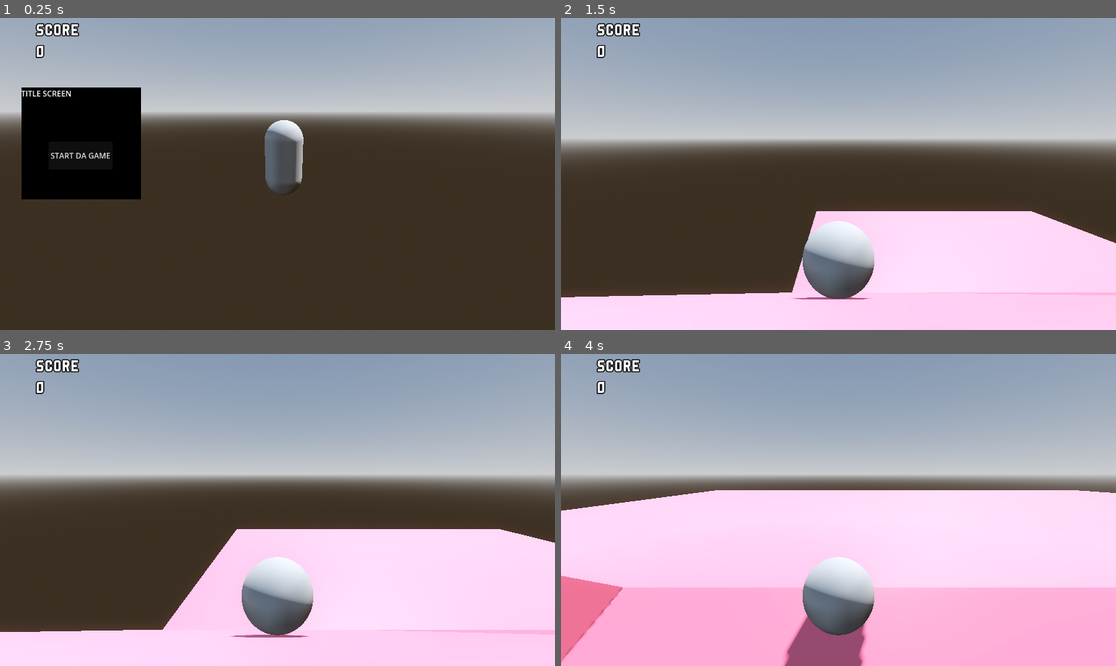
Above: before the commit, frames 1-4 (two rows, left to right).
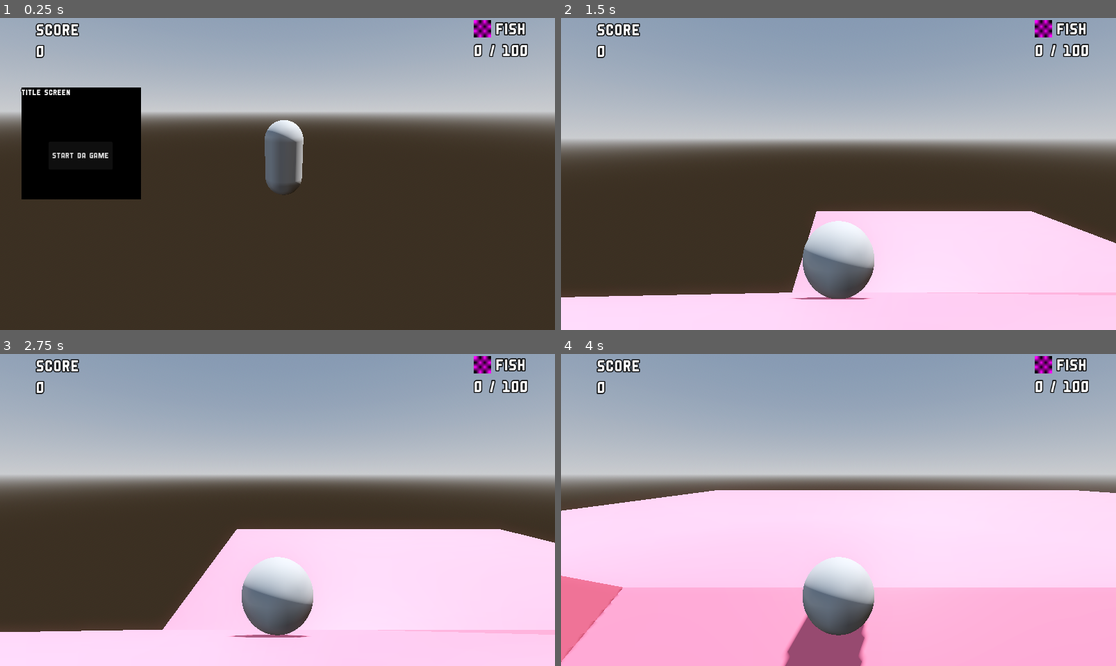
Above: after the commit, the same moments.

Repository: enmae/20-Games-Challenge-Jam-2025
Game: Godot game, scene res://scenes/title_screen/title_screen.tscn
Same seed, same stepped clock (60 frames per second), same inputs: the game is played once before the commit and once after it.
Inputs (mouse positions are in pixels of both pictures, inside the frame that each line leads up to):
- Up to frame 1 (0.25 s): no input
- Up to frame 2 (1.5 s): click "START DA GAME" at 0.5 s; move the mouse to (960, 158) at 1.27 s
- Up to frame 3 (2.75 s): move the mouse to (166, 525) at 2.02 s; hold A (left) from 2.03 s (still down)
- Up to frame 4 (4 s): move the mouse to (894, 441) at 2.77 s; release A (left) at 2.78 s; move the mouse to (810, 572) at 3.52 s

The runs differ from the first frame. In frame 1, 0.9% of the frame differs, in the area x 3-96%, y 0-46%; in frame 2, 0.7%; in frame 3, 0.7%; in frame 4, 0.7%.

Commit message:
Added a count for collectables; Added a life count; Life count removes a life when player enters the death zone; Death zone is a prefab; Added 101 fish to greybox for testing; When player collects 100 fish, they gain a life and count starts from 0 again

Diff:
--- a/Super Monkey Ball Clone/super-monkey-ball-clone/prefabs/collectables/fish/fish.gd
+++ b/Super Monkey Ball Clone/super-monkey-ball-clone/prefabs/collectables/fish/fish.gd
@@ -4,6 +4,6 @@
 
 func _on_area_3d_body_entered(body: Node3D):
     if (body.is_in_group("character")):
-        print("entered fish")
         TotalScore.update_score(SCORE)
+        FishCount.update_collected_fish_count(1)
         queue_free()
--- /dev/null
+++ b/Super Monkey Ball Clone/super-monkey-ball-clone/prefabs/death_zone/death_zone.gd
@@ -0,0 +1,6 @@
+extends Area3D
+
+func _on_body_entered(body:Node3D) -> void:
+    LivesUI.remove_life()
+    print("died")
+    ## TODO: Re-position the player at the start of the level
--- /dev/null
+++ b/Super Monkey Ball Clone/super-monkey-ball-clone/prefabs/death_zone/death_zone.tscn
@@ -0,0 +1,15 @@
+[gd_scene load_steps=3 format=3 uid="uid://c8fgapv0b0xay"]
+
+[ext_resource type="Script" uid="uid://dcb37jdjjw4ww" path="res://prefabs/death_zone/death_zone.gd" id="1_wu20d"]
+
+[sub_resource type="WorldBoundaryShape3D" id="WorldBoundaryShape3D_ybflu"]
+margin = 0.0
+
+[node name="DeathZone" type="Area3D"]
+script = ExtResource("1_wu20d")
+
+[node name="CollisionShape3D" type="CollisionShape3D" parent="."]
+shape = SubResource("WorldBoundaryShape3D_ybflu")
+debug_color = Color(0.355757, 0.237163, 1, 0.42)
+
+[connection signal="body_entered" from="." to="." method="_on_body_entered"]
--- /dev/null
+++ b/Super Monkey Ball Clone/super-monkey-ball-clone/prefabs/ui/fish_count/fish_count.gd
@@ -0,0 +1,16 @@
+extends CanvasLayer
+
+@onready var collected_fish_count: Label = $%CollectedFishCount
+
+const MAX_FISH = 100
+
+var count = 0
+
+func update_collected_fish_count(value: int):
+    count += value
+
+    if (count >= 100):
+        LivesUI.add_life()
+        count = 0
+
+    collected_fish_count.text = str(count) + " / " + str(MAX_FISH)
--- /dev/null
+++ b/Super Monkey Ball Clone/super-monkey-ball-clone/prefabs/ui/fish_count/fish_count.tscn
@@ -0,0 +1,55 @@
+[gd_scene load_steps=4 format=3 uid="uid://bafghw5sjkie1"]
+
+[ext_resource type="Script" uid="uid://c0eq1tbe2yg3c" path="res://prefabs/ui/fish_count/fish_count.gd" id="1_ph3eq"]
+[ext_resource type="Theme" uid="uid://bmelh2oq6r4tx" path="res://assets/themes/theme.tres" id="1_t5jqd"]
+
+[sub_resource type="PlaceholderTexture2D" id="PlaceholderTexture2D_ph3eq"]
+size = Vector2(32, 32)
+
+[node name="FishCount" type="CanvasLayer"]
+script = ExtResource("1_ph3eq")
+
+[node name="PanelContainer" type="PanelContainer" parent="."]
+anchors_preset = 1
+anchor_left = 1.0
+anchor_right = 1.0
+offset_left = -225.0
+offset_bottom = 82.0
+grow_horizontal = 0
+theme = ExtResource("1_t5jqd")
+
+[node name="MarginContainer" type="MarginContainer" parent="PanelContainer"]
+layout_mode = 2
+theme_override_constants/margin_left = 4
+theme_override_constants/margin_top = 4
+theme_override_constants/margin_right = 4
+theme_override_constants/margin_bottom = 4
+
+[node name="VBoxContainer" type="VBoxContainer" parent="PanelContainer/MarginContainer"]
+layout_mode = 2
+size_flags_horizontal = 4
+size_flags_vertical = 4
+theme_override_constants/separation = 8
+
+[node name="HBoxContainer" type="HBoxContainer" parent="PanelContainer/MarginContainer/VBoxContainer"]
+layout_mode = 2
+theme_override_constants/separation = 8
+
+[node name="TextureRect" type="TextureRect" parent="PanelContainer/MarginContainer/VBoxContainer/HBoxContainer"]
+layout_mode = 2
+texture = SubResource("PlaceholderTexture2D_ph3eq")
+expand_mode = 2
+stretch_mode = 4
+
+[node name="Fish Header" type="Label" parent="PanelContainer/MarginContainer/VBoxContainer/HBoxContainer"]
+layout_mode = 2
+theme = ExtResource("1_t5jqd")
+theme_override_font_sizes/font_size = 32
+text = "FISH"
+
+[node name="CollectedFishCount" type="Label" parent="PanelContainer/MarginContainer/VBoxContainer"]
+unique_name_in_owner = true
+layout_mode = 2
+theme = ExtResource("1_t5jqd")
+theme_override_font_sizes/font_size = 32
+text = "0 / 100"
--- /dev/null
+++ b/Super Monkey Ball Clone/super-monkey-ball-clone/prefabs/ui/lives/life_image.tscn
@@ -0,0 +1,8 @@
+[gd_scene load_steps=2 format=3 uid="uid://bi32ubar2jaq6"]
+
+[sub_resource type="PlaceholderTexture2D" id="PlaceholderTexture2D_63dm3"]
+size = Vector2(32, 32)
+
+[node name="LifeImage" type="TextureRect"]
+texture = SubResource("PlaceholderTexture2D_63dm3")
+stretch_mode = 4
--- /dev/null
+++ b/Super Monkey Ball Clone/super-monkey-ball-clone/prefabs/ui/lives/lives_ui.gd
@@ -0,0 +1,23 @@
+extends CanvasLayer
+
+@onready var life_image = preload("res://prefabs/ui/lives/life_image.tscn")
+@onready var life_container = $%LifeContainer
+
+var lives = 0
+
+func add_life():
+	var life_image_scene = life_image.instantiate()
+	life_container.add_child(life_image_scene)
+	lives += 1
+
+func remove_life():
+	lives -= 1
+
+	var child = life_container.get_child(0)
+	life_container.remove_child(child)
+	child.queue_free()
+
+	if (lives < 0):
+		## TODO: go to game over screen then main menu
+		print("Game over!")
+		get_tree().change_scene_to_file("res://scenes/title_screen/title_screen.tscn")
--- /dev/null
+++ b/Super Monkey Ball Clone/super-monkey-ball-clone/prefabs/ui/lives/lives_ui.tscn
@@ -0,0 +1,24 @@
+[gd_scene load_steps=2 format=3 uid="uid://b4qq6ossnjq0c"]
+
+[ext_resource type="Script" uid="uid://dkcm3tuk8iidf" path="res://prefabs/ui/lives/lives_ui.gd" id="1_ydl6n"]
+
+[node name="LivesUI" type="CanvasLayer"]
+script = ExtResource("1_ydl6n")
+
+[node name="PanelContainer" type="PanelContainer" parent="."]
+offset_left = 39.0
+offset_top = 92.0
+offset_right = 247.0
+offset_bottom = 140.0
+
+[node name="MarginContainer" type="MarginContainer" parent="PanelContainer"]
+layout_mode = 2
+theme_override_constants/margin_left = 8
+theme_override_constants/margin_top = 8
+theme_override_constants/margin_right = 8
+theme_override_constants/margin_bottom = 8
+
+[node name="LifeContainer" type="HBoxContainer" parent="PanelContainer/MarginContainer"]
+unique_name_in_owner = true
+layout_mode = 2
+theme_override_constants/separation = 8
--- a/Super Monkey Ball Clone/super-monkey-ball-clone/project.godot
+++ b/Super Monkey Ball Clone/super-monkey-ball-clone/project.godot
@@ -18,6 +18,8 @@
 [autoload]
 
 TotalScore="*res://prefabs/ui/score/total_score.tscn"
+FishCount="*res://prefabs/ui/fish_count/fish_count.tscn"
+LivesUI="*res://prefabs/ui/lives/lives_ui.tscn"
 
 [editor_plugins]
 
@@ -35,6 +37,10 @@
 [global_group]
 
 character=""
+
+[gui]
+
+theme/custom="uid://bmelh2oq6r4tx"
 
 [input]
 
--- a/Super Monkey Ball Clone/super-monkey-ball-clone/scenes/greybox/greybox.tscn
+++ b/Super Monkey Ball Clone/super-monkey-ball-clone/scenes/greybox/greybox.tscn
@@ -1,7 +1,8 @@
-[gd_scene load_steps=7 format=3 uid="uid://06pacwgoo4wh"]
+[gd_scene load_steps=8 format=3 uid="uid://06pacwgoo4wh"]
 
 [ext_resource type="PackedScene" uid="uid://gbuuwgqqie5d" path="res://assets/models/greybox/greybox.gltf" id="1_xwyt4"]
 [ext_resource type="PackedScene" uid="uid://bfywu8if32nt2" path="res://prefabs/character/character.tscn" id="2_mi44d"]
+[ext_resource type="PackedScene" uid="uid://c8fgapv0b0xay" path="res://prefabs/death_zone/death_zone.tscn" id="4_7uk4v"]
 [ext_resource type="PackedScene" uid="uid://dg2tjeo0eo4rf" path="res://prefabs/collectables/fish/fish.tscn" id="4_rss2v"]
 
 [sub_resource type="ProceduralSkyMaterial" id="ProceduralSkyMaterial_62ugy"]
@@ -34,4 +35,308 @@
 [node name="Fish" parent="." instance=ExtResource("4_rss2v")]
 transform = Transform3D(1, 0, 0, 0, 1, 0, 0, 0, 1, -1, -19, -34)
 
+[node name="Fish101" parent="." instance=ExtResource("4_rss2v")]
+transform = Transform3D(1, 0, 0, 0, 1, 0, 0, 0, 1, -1, -19, -40.3739)
+
+[node name="Fish9" parent="." instance=ExtResource("4_rss2v")]
+transform = Transform3D(1, 0, 0, 0, 1, 0, 0, 0, 1, -1, -19, -34)
+
+[node name="Fish10" parent="." instance=ExtResource("4_rss2v")]
+transform = Transform3D(1, 0, 0, 0, 1, 0, 0, 0, 1, -1, -19, -34)
+
+[node name="Fish11" parent="." instance=ExtResource("4_rss2v")]
+transform = Transform3D(1, 0, 0, 0, 1, 0, 0, 0, 1, -1, -19, -34)
+
+[node name="Fish12" parent="." instance=ExtResource("4_rss2v")]
+transform = Transform3D(1, 0, 0, 0, 1, 0, 0, 0, 1, -1, -19, -34)
+
+[node name="Fish13" parent="." instance=ExtResource("4_rss2v")]
+transform = Transform3D(1, 0, 0, 0, 1, 0, 0, 0, 1, -1, -19, -34)
+
+[node name="Fish14" parent="." instance=ExtResource("4_rss2v")]
+transform = Transform3D(1, 0, 0, 0, 1, 0, 0, 0, 1, -1, -19, -34)
+
+[node name="Fish15" parent="." instance=ExtResource("4_rss2v")]
+transform = Transform3D(1, 0, 0, 0, 1, 0, 0, 0, 1, -1, -19, -34)
+
+[node name="Fish16" parent="." instance=ExtResource("4_rss2v")]
+transform = Transform3D(1, 0, 0, 0, 1, 0, 0, 0, 1, -1, -19, -34)
+
+[node name="Fish17" parent="." instance=ExtResource("4_rss2v")]
+transform = Transform3D(1, 0, 0, 0, 1, 0, 0, 0, 1, -1, -19, -34)
+
+[node name="Fish18" parent="." instance=ExtResource("4_rss2v")]
+transform = Transform3D(1, 0, 0, 0, 1, 0, 0, 0, 1, -1, -19, -34)
+
+[node name="Fish19" parent="." instance=ExtResource("4_rss2v")]
+transform = Transform3D(1, 0, 0, 0, 1, 0, 0, 0, 1, -1, -19, -34)
+
+[node name="Fish20" parent="." instance=ExtResource("4_rss2v")]
+transform = Transform3D(1, 0, 0, 0, 1, 0, 0, 0, 1, -1, -19, -34)
+
+[node name="Fish21" parent="." instance=ExtResource("4_rss2v")]
+transform = Transform3D(1, 0, 0, 0, 1, 0, 0, 0, 1, -1, -19, -34)
+
+[node name="Fish22" parent="." instance=ExtResource("4_rss2v")]
+transform = Transform3D(1, 0, 0, 0, 1, 0, 0, 0, 1, -1, -19, -34)
+
+[node name="Fish23" parent="." instance=ExtResource("4_rss2v")]
+transform = Transform3D(1, 0, 0, 0, 1, 0, 0, 0, 1, -1, -19, -34)
+
+[node name="Fish24" parent="." instance=ExtResource("4_rss2v")]
+transform = Transform3D(1, 0, 0, 0, 1, 0, 0, 0, 1, -1, -19, -34)
+
+[node name="Fish25" parent="." instance=ExtResource("4_rss2v")]
+transform = Transform3D(1, 0, 0, 0, 1, 0, 0, 0, 1, -1, -19, -34)
+
+[node name="Fish26" parent="." instance=ExtResource("4_rss2v")]
+transform = Transform3D(1, 0, 0, 0, 1, 0, 0, 0, 1, -1, -19, -34)
+
+[node name="Fish27" parent="." instance=ExtResource("4_rss2v")]
+transform = Transform3D(1, 0, 0, 0, 1, 0, 0, 0, 1, -1, -19, -34)
+
+[node name="Fish28" parent="." instance=ExtResource("4_rss2v")]
+transform = Transform3D(1, 0, 0, 0, 1, 0, 0, 0, 1, -1, -19, -34)
+
+[node name="Fish29" parent="." instance=ExtResource("4_rss2v")]
+transform = Transform3D(1, 0, 0, 0, 1, 0, 0, 0, 1, -1, -19, -34)
+
+[node name="Fish30" parent="." instance=ExtResource("4_rss2v")]
+transform = Transform3D(1, 0, 0, 0, 1, 0, 0, 0, 1, -1, -19, -34)
+
+[node name="Fish31" parent="." instance=ExtResource("4_rss2v")]
+transform = Transform3D(1, 0, 0, 0, 1, 0, 0, 0, 1, -1, -19, -34)
+
+[node name="Fish32" parent="." instance=ExtResource("4_rss2v")]
+transform = Transform3D(1, 0, 0, 0, 1, 0, 0, 0, 1, -1, -19, -34)
+
+[node name="Fish33" parent="." instance=ExtResource("4_rss2v")]
+transform = Transform3D(1, 0, 0, 0, 1, 0, 0, 0, 1, -1, -19, -34)
+
+[node name="Fish34" parent="." instance=ExtResource("4_rss2v")]
+transform = Transform3D(1, 0, 0, 0, 1, 0, 0, 0, 1, -1, -19, -34)
+
+[node name="Fish35" parent="." instance=ExtResource("4_rss2v")]
+transform = Transform3D(1, 0, 0, 0, 1, 0, 0, 0, 1, -1, -19, -34)
+
+[node name="Fish36" parent="." instance=ExtResource("4_rss2v")]
+transform = Transform3D(1, 0, 0, 0, 1, 0, 0, 0, 1, -1, -19, -34)
+
+[node name="Fish37" parent="." instance=ExtResource("4_rss2v")]
+transform = Transform3D(1, 0, 0, 0, 1, 0, 0, 0, 1, -1, -19, -34)
+
+[node name="Fish38" parent="." instance=ExtResource("4_rss2v")]
+transform = Transform3D(1, 0, 0, 0, 1, 0, 0, 0, 1, -1, -19, -34)
+
+[node name="Fish39" parent="." instance=ExtResource("4_rss2v")]
+transform = Transform3D(1, 0, 0, 0, 1, 0, 0, 0, 1, -1, -19, -34)
+
+[node name="Fish40" parent="." instance=ExtResource("4_rss2v")]
+transform = Transform3D(1, 0, 0, 0, 1, 0, 0, 0, 1, -1, -19, -34)
+
+[node name="Fish41" parent="." instance=ExtResource("4_rss2v")]
+transform = Transform3D(1, 0, 0, 0, 1, 0, 0, 0, 1, -1, -19, -34)
+
+[node name="Fish42" parent="." instance=ExtResource("4_rss2v")]
+transform = Transform3D(1, 0, 0, 0, 1, 0, 0, 0, 1, -1, -19, -34)
+
+[node name="Fish43" parent="." instance=ExtResource("4_rss2v")]
+transform = Transform3D(1, 0, 0, 0, 1, 0, 0, 0, 1, -1, -19, -34)
+
+[node name="Fish44" parent="." instance=ExtResource("4_rss2v")]
+transform = Transform3D(1, 0, 0, 0, 1, 0, 0, 0, 1, -1, -19, -34)
+
+[node name="Fish45" parent="." instance=ExtResource("4_rss2v")]
+transform = Transform3D(1, 0, 0, 0, 1, 0, 0, 0, 1, -1, -19, -34)
+
+[node name="Fish46" parent="." instance=ExtResource("4_rss2v")]
+transform = Transform3D(1, 0, 0, 0, 1, 0, 0, 0, 1, -1, -19, -34)
+
+[node name="Fish47" parent="." instance=ExtResource("4_rss2v")]
+transform = Transform3D(1, 0, 0, 0, 1, 0, 0, 0, 1, -1, -19, -34)
+
+[node name="Fish48" parent="." instance=ExtResource("4_rss2v")]
+transform = Transform3D(1, 0, 0, 0, 1, 0, 0, 0, 1, -1, -19, -34)
+
+[node name="Fish49" parent="." instance=ExtResource("4_rss2v")]
+transform = Transform3D(1, 0, 0, 0, 1, 0, 0, 0, 1, -1, -19, -34)
+
+[node name="Fish50" parent="." instance=ExtResource("4_rss2v")]
+transform = Transform3D(1, 0, 0, 0, 1, 0, 0, 0, 1, -1, -19, -34)
+
+[node name="Fish51" parent="." instance=ExtResource("4_rss2v")]
+transform = Transform3D(1, 0, 0, 0, 1, 0, 0, 0, 1, -1, -19, -34)
+
+[node name="Fish52" parent="." instance=ExtResource("4_rss2v")]
+transform = Transform3D(1, 0, 0, 0, 1, 0, 0, 0, 1, -1, -19, -34)
+
+[node name="Fish53" parent="." instance=ExtResource("4_rss2v")]
+transform = Transform3D(1, 0, 0, 0, 1, 0, 0, 0, 1, -1, -19, -34)
+
+[node name="Fish54" parent="." instance=ExtResource("4_rss2v")]
+transform = Transform3D(1, 0, 0, 0, 1, 0, 0, 0, 1, -1, -19, -34)
+
+[node name="Fish55" parent="." instance=ExtResource("4_rss2v")]
+transform = Transform3D(1, 0, 0, 0, 1, 0, 0, 0, 1, -1, -19, -34)
+
+[node name="Fish56" parent="." instance=ExtResource("4_rss2v")]
+transform = Transform3D(1, 0, 0, 0, 1, 0, 0, 0, 1, -1, -19, -34)
+
+[node name="Fish57" parent="." instance=ExtResource("4_rss2v")]
+transform = Transform3D(1, 0, 0, 0, 1, 0, 0, 0, 1, -1, -19, -34)
+
+[node name="Fish58" parent="." instance=ExtResource("4_rss2v")]
+transform = Transform3D(1, 0, 0, 0, 1, 0, 0, 0, 1, -1, -19, -34)
+
+[node name="Fish59" parent="." instance=ExtResource("4_rss2v")]
+transform = Transform3D(1, 0, 0, 0, 1, 0, 0, 0, 1, -1, -19, -34)
+
+[node name="Fish60" parent="." instance=ExtResource("4_rss2v")]
+transform = Transform3D(1, 0, 0, 0, 1, 0, 0, 0, 1, -1, -19, -34)
+
+[node name="Fish61" parent="." instance=ExtResource("4_rss2v")]
+transform = Transform3D(1, 0, 0, 0, 1, 0, 0, 0, 1, -1, -19, -34)
+
+[node name="Fish62" parent="." instance=ExtResource("4_rss2v")]
+transform = Transform3D(1, 0, 0, 0, 1, 0, 0, 0, 1, -1, -19, -34)
+
+[node name="Fish63" parent="." instance=ExtResource("4_rss2v")]
+transform = Transform3D(1, 0, 0, 0, 1, 0, 0, 0, 1, -1, -19, -34)
+
+[node name="Fish64" parent="." instance=ExtResource("4_rss2v")]
+transform = Transform3D(1, 0, 0, 0, 1, 0, 0, 0, 1, -1, -19, -34)
+
+[node name="Fish65" parent="." instance=ExtResource("4_rss2v")]
+transform = Transform3D(1, 0, 0, 0, 1, 0, 0, 0, 1, -1, -19, -34)
+
+[node name="Fish66" parent="." instance=ExtResource("4_rss2v")]
+transform = Transform3D(1, 0, 0, 0, 1, 0, 0, 0, 1, -1, -19, -34)
+
+[node name="Fish67" parent="." instance=ExtResource("4_rss2v")]
+transform = Transform3D(1, 0, 0, 0, 1, 0, 0, 0, 1, -1, -19, -34)
+
+[node name="Fish68" parent="." instance=ExtResource("4_rss2v")]
+transform = Transform3D(1, 0, 0, 0, 1, 0, 0, 0, 1, -1, -19, -34)
+
+[node name="Fish69" parent="." instance=ExtResource("4_rss2v")]
+transform = Transform3D(1, 0, 0, 0, 1, 0, 0, 0, 1, -1, -19, -34)
+
+[node name="Fish70" parent="." instance=ExtResource("4_rss2v")]
+transform = Transform3D(1, 0, 0, 0, 1, 0, 0, 0, 1, -1, -19, -34)
+
+[node name="Fish71" parent="." instance=ExtResource("4_rss2v")]
+transform = Transform3D(1, 0, 0, 0, 1, 0, 0, 0, 1, -1, -19, -34)
+
+[node name="Fish72" parent="." instance=ExtResource("4_rss2v")]
+transform = Transform3D(1, 0, 0, 0, 1, 0, 0, 0, 1, -1, -19, -34)
+
+[node name="Fish73" parent="." instance=ExtResource("4_rss2v")]
+transform = Transform3D(1, 0, 0, 0, 1, 0, 0, 0, 1, -1, -19, -34)
+
+[node name="Fish74" parent="." instance=ExtResource("4_rss2v")]
+transform = Transform3D(1, 0, 0, 0, 1, 0, 0, 0, 1, -1, -19, -34)
+
+[node name="Fish75" parent="." instance=ExtResource("4_rss2v")]
+transform = Transform3D(1, 0, 0, 0, 1, 0, 0, 0, 1, -1, -19, -34)
+
+[node name="Fish76" parent="." instance=ExtResource("4_rss2v")]
+transform = Transform3D(1, 0, 0, 0, 1, 0, 0, 0, 1, -1, -19, -34)
+
+[node name="Fish77" parent="." instance=ExtResource("4_rss2v")]
+transform = Transform3D(1, 0, 0, 0, 1, 0, 0, 0, 1, -1, -19, -34)
+
+[node name="Fish78" parent="." instance=ExtResource("4_rss2v")]
+transform = Transform3D(1, 0, 0, 0, 1, 0, 0, 0, 1, -1, -19, -34)
+
+[node name="Fish79" parent="." instance=ExtResource("4_rss2v")]
+transform = Transform3D(1, 0, 0, 0, 1, 0, 0, 0, 1, -1, -19, -34)
+
+[node name="Fish80" parent="." instance=ExtResource("4_rss2v")]
+transform = Transform3D(1, 0, 0, 0, 1, 0, 0, 0, 1, -1, -19, -34)
+
+[node name="Fish81" parent="." instance=ExtResource("4_rss2v")]
+transform = Transform3D(1, 0, 0, 0, 1, 0, 0, 0, 1, -1, -19, -34)
+
+[node name="Fish82" parent="." instance=ExtResource("4_rss2v")]
+transform = Transform3D(1, 0, 0, 0, 1, 0, 0, 0, 1, -1, -19, -34)
+
+[node name="Fish83" parent="." instance=ExtResource("4_rss2v")]
+transform = Transform3D(1, 0, 0, 0, 1, 0, 0, 0, 1, -1, -19, -34)
+
+[node name="Fish84" parent="." instance=ExtResource("4_rss2v")]
+transform = Transform3D(1, 0, 0, 0, 1, 0, 0, 0, 1, -1, -19, -34)
+
+[node name="Fish85" parent="." instance=ExtResource("4_rss2v")]
+transform = Transform3D(1, 0, 0, 0, 1, 0, 0, 0, 1, -1, -19, -34)
+
+[node name="Fish86" parent="." instance=ExtResource("4_rss2v")]
+transform = Transform3D(1, 0, 0, 0, 1, 0, 0, 0, 1, -1, -19, -34)
+
+[node name="Fish87" parent="." instance=ExtResource("4_rss2v")]
+transform = Transform3D(1, 0, 0, 0, 1, 0, 0, 0, 1, -1, -19, -34)
+
+[node name="Fish88" parent="." instance=ExtResource("4_rss2v")]
+transform = Transform3D(1, 0, 0, 0, 1, 0, 0, 0, 1, -1, -19, -34)
+
+[node name="Fish89" parent="." instance=ExtResource("4_rss2v")]
+transform = Transform3D(1, 0, 0, 0, 1, 0, 0, 0, 1, -1, -19, -34)
+
+[node name="Fish90" parent="." instance=ExtResource("4_rss2v")]
+transform = Transform3D(1, 0, 0, 0, 1, 0, 0, 0, 1, -1, -19, -34)
+
+[node name="Fish91" parent="." instance=ExtResource("4_rss2v")]
+transform = Transform3D(1, 0, 0, 0, 1, 0, 0, 0, 1, -1, -19, -34)
+
+[node name="Fish92" parent="." instance=ExtResource("4_rss2v")]
+transform = Transform3D(1, 0, 0, 0, 1, 0, 0, 0, 1, -1, -19, -34)
+
+[node name="Fish93" parent="." instance=ExtResource("4_rss2v")]
+transform = Transform3D(1, 0, 0, 0, 1, 0, 0, 0, 1, -1, -19, -34)
+
+[node name="Fish94" parent="." instance=ExtResource("4_rss2v")]
+transform = Transform3D(1, 0, 0, 0, 1, 0, 0, 0, 1, -1, -19, -34)
+
+[node name="Fish95" parent="." instance=ExtResource("4_rss2v")]
+transform = Transform3D(1, 0, 0, 0, 1, 0, 0, 0, 1, -1, -19, -34)
+
+[node name="Fish96" parent="." instance=ExtResource("4_rss2v")]
+transform = Transform3D(1, 0, 0, 0, 1, 0, 0, 0, 1, -1, -19, -34)
+
+[node name="Fish97" parent="." instance=ExtResource("4_rss2v")]
+transform = Transform3D(1, 0, 0, 0, 1, 0, 0, 0, 1, -1, -19, -34)
+
+[node name="Fish98" parent="." instance=ExtResource("4_rss2v")]
+transform = Transform3D(1, 0, 0, 0, 1, 0, 0, 0, 1, -1, -19, -34)
+
+[node name="Fish99" parent="." instance=ExtResource("4_rss2v")]
+transform = Transform3D(1, 0, 0, 0, 1, 0, 0, 0, 1, -1, -19, -34)
+
+[node name="Fish100" parent="." instance=ExtResource("4_rss2v")]
+transform = Transform3D(1, 0, 0, 0, 1, 0, 0, 0, 1, -1, -19.0409, -33.8346)
+
+[node name="Fish2" parent="." instance=ExtResource("4_rss2v")]
+transform = Transform3D(1, 0, 0, 0, 1, 0, 0, 0, 1, -1, -19, -34)
+
+[node name="Fish3" parent="." instance=ExtResource("4_rss2v")]
+transform = Transform3D(1, 0, 0, 0, 1, 0, 0, 0, 1, -1, -19, -34)
+
+[node name="Fish4" parent="." instance=ExtResource("4_rss2v")]
+transform = Transform3D(1, 0, 0, 0, 1, 0, 0, 0, 1, -1, -19, -34)
+
+[node name="Fish5" parent="." instance=ExtResource("4_rss2v")]
+transform = Transform3D(1, 0, 0, 0, 1, 0, 0, 0, 1, -1, -19, -34)
+
+[node name="Fish6" parent="." instance=ExtResource("4_rss2v")]
+transform = Transform3D(1, 0, 0, 0, 1, 0, 0, 0, 1, -1, -19, -34)
+
+[node name="Fish7" parent="." instance=ExtResource("4_rss2v")]
+transform = Transform3D(1, 0, 0, 0, 1, 0, 0, 0, 1, -1, -19, -34)
+
+[node name="Fish8" parent="." instance=ExtResource("4_rss2v")]
+transform = Transform3D(1, 0, 0, 0, 1, 0, 0, 0, 1, -1, -19, -34)
+
+[node name="DeathZone" parent="." instance=ExtResource("4_7uk4v")]
+transform = Transform3D(1, 0, 0, 0, 1, 0, 0, 0, 1, -7.5253, -36.0339, -5.52898)
+
 [editable path="greybox"]
+[editable path="DeathZone"]
Not shown, added: Super Monkey Ball Clone/super-monkey-ball-clone/prefabs/death_zone/death_zone.gd.uid
Not shown, added: Super Monkey Ball Clone/super-monkey-ball-clone/prefabs/ui/fish_count/fish_count.gd.uid
Not shown, added: Super Monkey Ball Clone/super-monkey-ball-clone/prefabs/ui/lives/lives_ui.gd.uid
